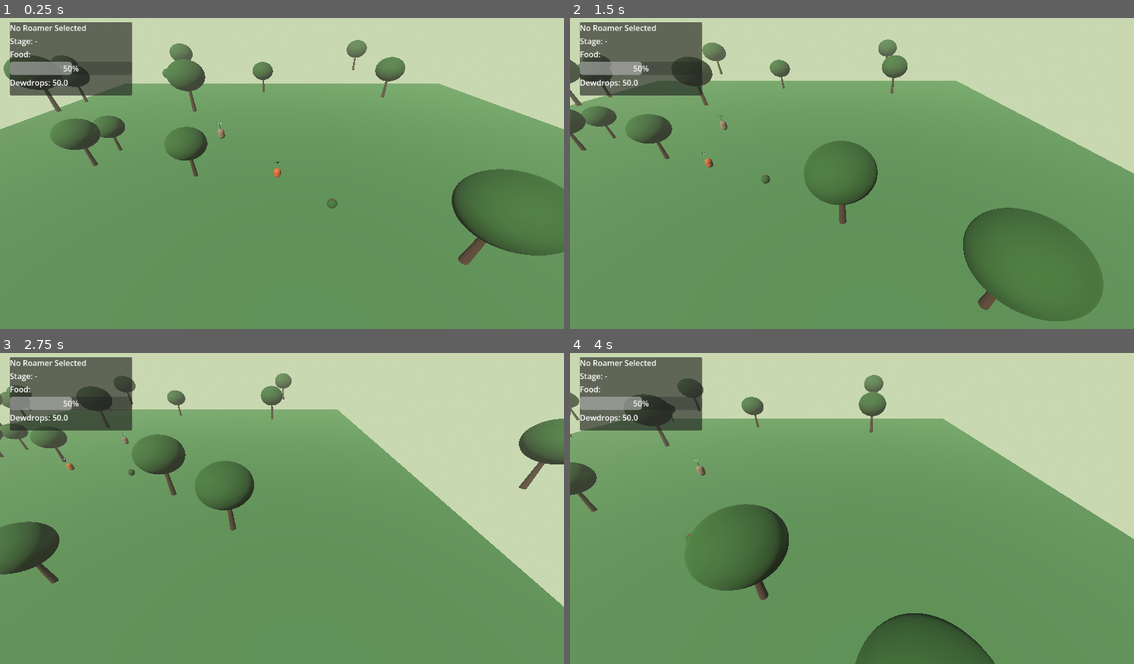
Above: before the commit, frames 1-4 (two rows, left to right).
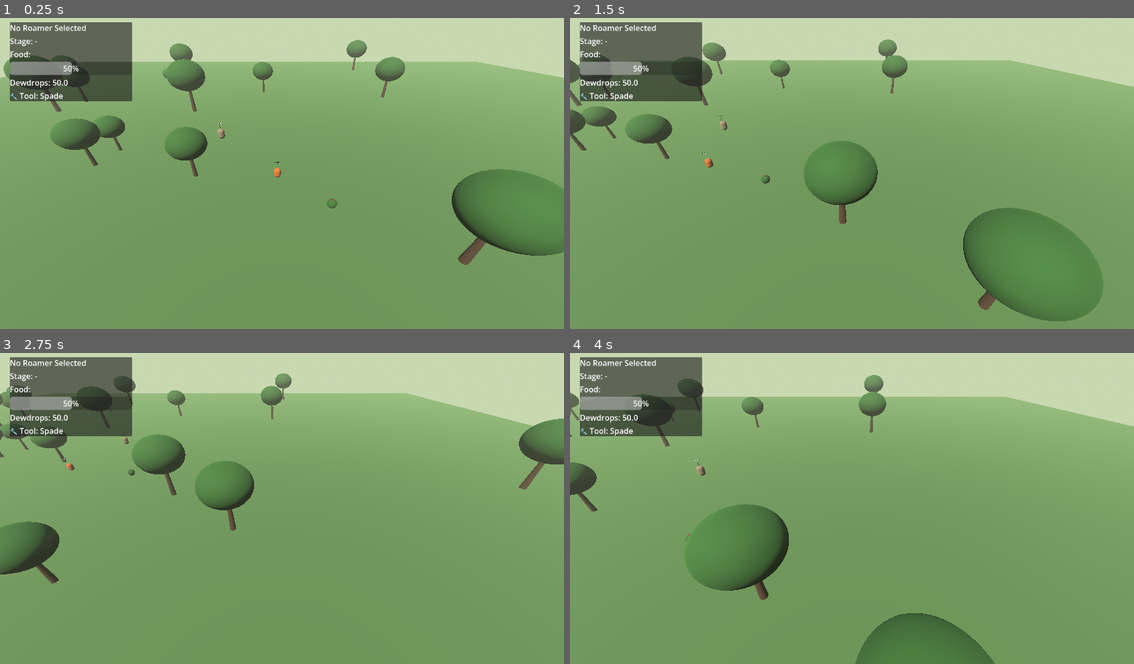
Above: after the commit, the same moments.

Repository: Ronana/Habitat
Game: Godot game, scene res://scenes/garden.tscn
Two runs of this game, one before a commit and one after it. Both use one fixed random seed, a clock stepped at 60 frames per second and the inputs below.
Inputs (mouse positions are in pixels of both pictures, inside the frame that each line leads up to):
- Up to frame 1 (0.25 s): no input
- Up to frame 2 (1.5 s): move the mouse to (976, 154) at 0.52 s; hold Right (ui_right) 0.53-1.28 s; hold Shift 0.53-1.28 s; click (976, 154) at 0.67 s; tap Alt at 0.8, 1.35 s; move the mouse to (739, 185) at 1.27 s; hold Down (ui_down) from 1.28 s (still down); click (739, 185) at 1.42 s
- Up to frame 3 (2.75 s): tap Shift at 1.55 s; move the mouse to (338, 436) at 2.02 s; release Down (ui_down) at 2.03 s; hold Right (ui_right) from 2.03 s (still down); hold Shift from 2.03 s (still down); click (338, 436) at 2.17 s; tap Alt at 2.3 s
- Up to frame 4 (4 s): move the mouse to (823, 567) at 2.77 s; release Right (ui_right) at 2.78 s; release Shift at 2.78 s; hold Up (ui_up) 2.78-3.53 s; tap Alt at 2.85, 3.8 s; click (823, 567) at 2.92 s; tap Shift at 3.05 s; move the mouse to (1021, 552) at 3.52 s; hold Left (ui_left) from 3.53 s (still down); hold Shift from 3.53 s (still down); click (1021, 552) at 3.67 s

The runs differ from the first frame. In frame 1, 7.1% of the frame differs, in the area x 0-100%, y 14-77%; in frame 2, 8.9%; in frame 3, 14%, in the area x 0-100%, y 12-82%; in frame 4, 11%.

Commit message:
Terrain deformation tool - raise and lower ground with spade

Diff:
--- a/habitat/scenes/garden.tscn
+++ b/habitat/scenes/garden.tscn
@@ -8,15 +8,17 @@
 [ext_resource type="PackedScene" uid="uid://cy1idyk70n5br" path="res://scenes/roamer_ui.tscn" id="6_o5anx"]
 [ext_resource type="PackedScene" uid="uid://drmbu2mtd3pfq" path="res://scenes/berry_bush.tscn" id="7_wdstj"]
 [ext_resource type="PackedScene" uid="uid://b4hn7obb75dth" path="res://creatures/mossdeer.tscn" id="8_1vq1v"]
+[ext_resource type="PackedScene" uid="uid://bln8w37off4uw" path="res://scenes/tool_manager.tscn" id="9_5pv02"]
 
 [sub_resource type="StandardMaterial3D" id="StandardMaterial3D_b0h10"]
-albedo_color = Color(0.2901961, 0.4862745, 0.24705882, 1)
-roughness = 0.9
+albedo_color = Color(0.2901961, 0.41960785, 0.20784314, 1)
 uv1_scale = Vector3(20, 20, 20)
 
 [sub_resource type="PlaneMesh" id="PlaneMesh_b0h10"]
 material = SubResource("StandardMaterial3D_b0h10")
-size = Vector2(100, 100)
+size = Vector2(200, 200)
+subdivide_width = 50
+subdivide_depth = 50
 
 [sub_resource type="BoxShape3D" id="BoxShape3D_k83q7"]
 size = Vector3(200, 0.1, 200)
@@ -48,8 +50,8 @@
 shape = SubResource("BoxShape3D_k83q7")
 
 [node name="DirectionalLight3D" type="DirectionalLight3D" parent="." unique_id=978597290]
-transform = Transform3D(0.8660254, 0.3535534, -0.3535534, 0, 0.7071068, 0.7071068, 0.5, -0.61237246, 0.61237246, 0, 4.8102603, 0)
-light_energy = 1.5
+transform = Transform3D(0.8660254, 0.40957603, -0.28678823, 0, 0.57357645, 0.81915206, 0.5, -0.7094065, 0.49673176, 0, 4.8102603, 0)
+light_energy = 2.0
 
 [node name="MainCamera" type="Camera3D" parent="." unique_id=1952052033]
 transform = Transform3D(1, 0, 0, 0, 0.81915206, 0.57357645, 0, -0.57357645, 0.81915206, 0, 15, 20)
@@ -62,7 +64,7 @@
 [node name="GlowFox" parent="." unique_id=1061477021 instance=ExtResource("4_k83q7")]
 transform = Transform3D(1, 0, 0, 0, 1, 0, 0, 0, 1, 0, 1, 0)
 
-[node name="Mossdeer" parent="." unique_id=1899289714 groups=["roamers"] instance=ExtResource("8_1vq1v")]
+[node name="Mossdeer" parent="." unique_id=1899289714 instance=ExtResource("8_1vq1v")]
 transform = Transform3D(1, 0, 0, 0, 1, 0, 0, 0, 1, -10, 1, -10)
 
 [node name="PlayerCursor" parent="." unique_id=2047336941 instance=ExtResource("5_77qwg")]
@@ -71,3 +73,5 @@
 
 [node name="BerryBush" parent="." unique_id=1691809664 groups=["food"] instance=ExtResource("7_wdstj")]
 transform = Transform3D(1, 0, 0, 0, 1, 0, 0, 0, 1, 5, 0, 5)
+
+[node name="ToolManager" parent="." unique_id=1171000714 instance=ExtResource("9_5pv02")]
--- a/habitat/scenes/roamer_ui.tscn
+++ b/habitat/scenes/roamer_ui.tscn
@@ -35,3 +35,7 @@
 [node name="CurrencyLabel" type="Label" parent="Panel/VBoxContainer" unique_id=752218013]
 layout_mode = 2
 text = "💧 Dewdrops: 50"
+
+[node name="ToolLabel" type="Label" parent="Panel/VBoxContainer" unique_id=294024903]
+layout_mode = 2
+text = "🔧 Tool: Spade"
--- /dev/null
+++ b/habitat/scenes/tool_manager.tscn
@@ -0,0 +1,6 @@
+[gd_scene format=3 uid="uid://bln8w37off4uw"]
+
+[ext_resource type="Script" uid="uid://rw03phnbsqpd" path="res://scripts/tool_manager.gd" id="1_bc54w"]
+
+[node name="ToolManager" type="Node3D" unique_id=1171000714]
+script = ExtResource("1_bc54w")
--- /dev/null
+++ b/habitat/scripts/tool_manager.gd
@@ -0,0 +1,84 @@
+extends Node3D
+
+enum Tool { NONE, SPADE }
+
+var current_tool = Tool.SPADE
+var spade_radius: float = 8.0
+var spade_strength: float = 2.0
+var raise_terrain: bool = true
+var original_material: Material
+
+var ground_mesh: MeshInstance3D
+var mesh_data_tool: MeshDataTool
+var array_mesh: ArrayMesh
+
+func _ready():
+	ground_mesh = get_parent().get_node("Ground")
+	if ground_mesh:
+		print("Ground found: ", ground_mesh.name)
+		build_mesh_data_tool()
+		print("Mesh data tool built successfully")
+	else:
+		print("ERROR: Ground node not found")
+
+func build_mesh_data_tool():
+	original_material = ground_mesh.get_active_material(0)
+	array_mesh = ArrayMesh.new()
+	array_mesh.add_surface_from_arrays(
+		Mesh.PRIMITIVE_TRIANGLES,
+		ground_mesh.mesh.surface_get_arrays(0)
+	)
+	mesh_data_tool = MeshDataTool.new()
+	mesh_data_tool.create_from_surface(array_mesh, 0)
+
+func _input(event):
+	if event is InputEventMouseButton and event.pressed:
+		if event.button_index == MOUSE_BUTTON_LEFT:
+			print("Left click detected in ToolManager")
+			if Input.is_key_pressed(KEY_SHIFT):
+				raise_terrain = false
+				use_spade()
+			elif Input.is_key_pressed(KEY_ALT):
+				raise_terrain = true
+				use_spade()
+
+func use_spade():
+	print("use_spade called")
+	var cam = get_viewport().get_camera_3d()
+	if not cam:
+		print("ERROR: No camera")
+		return
+	var mouse_pos = get_viewport().get_mouse_position()
+	var ray_origin = cam.project_ray_origin(mouse_pos)
+	var ray_end = ray_origin + cam.project_ray_normal(mouse_pos) * 200.0
+	var space_state = get_world_3d().direct_space_state
+	var query = PhysicsRayQueryParameters3D.create(ray_origin, ray_end)
+	var result = space_state.intersect_ray(query)
+	if result:
+		print("Ray hit: ", result.collider.name, " at ", result.position)
+		var hit_pos = result.position
+		deform_terrain(hit_pos)
+	else:
+		print("Ray hit nothing")
+
+func deform_terrain(hit_pos: Vector3):
+	var direction = 1.0 if raise_terrain else -1.0
+	var vertices_affected = 0
+
+	for i in range(mesh_data_tool.get_vertex_count()):
+		var vertex = mesh_data_tool.get_vertex(i)
+		var distance = Vector2(vertex.x - hit_pos.x, vertex.z - hit_pos.z).length()
+
+		if distance < spade_radius:
+			var influence = 1.0 - (distance / spade_radius)
+			vertex.y += direction * spade_strength * influence
+			mesh_data_tool.set_vertex(i, vertex)
+			vertices_affected += 1
+
+	print("Vertices affected: ", vertices_affected)
+
+	# Rebuild the mesh
+	array_mesh.clear_surfaces()
+	mesh_data_tool.commit_to_surface(array_mesh)
+	ground_mesh.mesh = array_mesh
+	ground_mesh.set_surface_override_material(0, original_material)
Not shown, added: habitat/scripts/tool_manager.gd.uid
